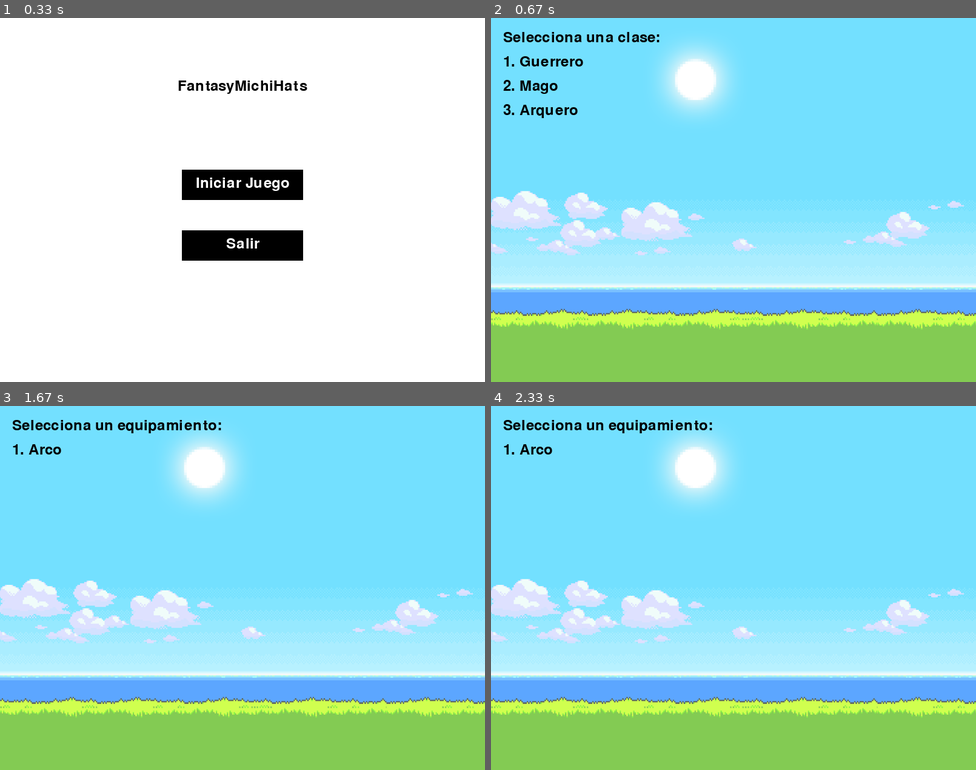
Above: before the commit, frames 1-4 (two rows, left to right).
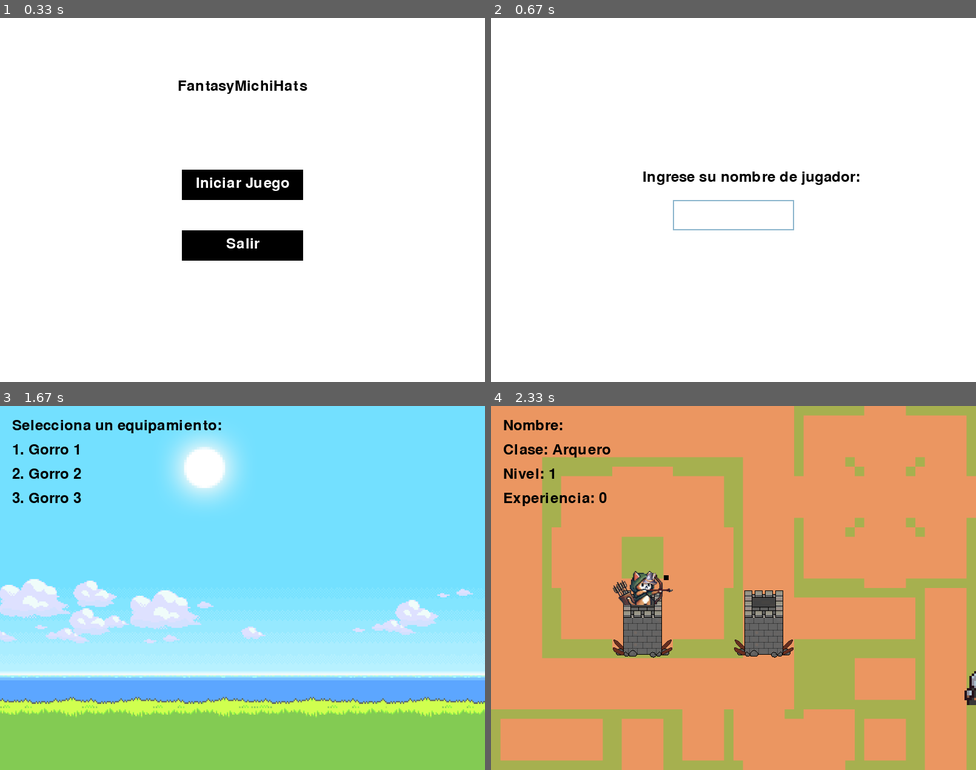
Above: after the commit, the same moments.

Repository: Yeyobitz/pygame-tester
Game: pygame game, started from pygameIndex.py
The game is run twice, just before and just after one commit, with the same random seed, the same clock (stepped at 60 frames per second) and the same inputs.
Inputs (mouse positions are in pixels of both pictures, inside the frame that each line leads up to):
- Up to frame 1 (0.33 s): no input
- Up to frame 2 (0.67 s): click "Iniciar Juego" at 0.38 s
- Up to frame 3 (1.67 s): click (242, 602) at 0.72 s; tap Enter at 1 s; tap 3 at 1.33 s
- Up to frame 4 (2.33 s): hold 3 1.67-2.13 s; tap Space at 2.22 s

Frame 1 is identical in both runs. In frame 2, 98% of the frame differs, in the area x 0-100%, y 0-100%; in frame 3, 0.5%; in frame 4, 100%.

Commit message:
se añade input para nickname al inicio del juego

Diff:
--- a/pygameIndex.py
+++ b/pygameIndex.py
@@ -25,13 +25,23 @@
 mage_image = pygame.image.load('mage.png')
 archer_image = pygame.image.load('archer.png')
 equipments = {
-    "Espada": pygame.image.load('sword.png'),
-    "Báculo": pygame.image.load('staff.png'),
-    "Arco": pygame.image.load('bow.png')
+    "Casco 1": pygame.image.load('helmet1.png'),
+    "Casco 2": pygame.image.load('helmet2.png'),
+    "Casco 3": pygame.image.load('helmet3.png'),
+    "Capa 1": pygame.image.load('cape1.png'),
+    "Capa 2": pygame.image.load('cape2.png'),
+    "Capa 3": pygame.image.load('cape3.png'),
+    "Gorro 1": pygame.image.load('hat1.png'),
+    "Gorro 2": pygame.image.load('hat2.png'),
+    "Gorro 3": pygame.image.load('hat3.png')
 }
 tower_image = pygame.image.load('tower.png')
 enemy_image = pygame.image.load('enemy.png')
-background_image = pygame.image.load('background.png')
+background_images = [
+    pygame.image.load('background1.png'),
+    pygame.image.load('background2.png'),
+    pygame.image.load('background3.png')
+]
 projectile_images = {
     "Espada": pygame.image.load('projectile_sword.png'),
     "Báculo": pygame.image.load('projectile_staff.png'),
@@ -50,6 +60,7 @@
 projectiles = []
 selected_class = None
 selected_equipment = None
+current_map = 0
 enemy_spawn_time = 2000  # Tiempo en milisegundos entre oleadas de enemigos
 last_enemy_spawn_time = pygame.time.get_ticks()
 experience_needed = 100
@@ -72,16 +83,16 @@
     def draw(self, screen):
         screen.blit(self.image, self.rect.topleft)
         if self.equipment:
-            screen.blit(self.equipment, (self.rect.x + 50, self.rect.y))
+            screen.blit(equipments[self.equipment], (self.rect.x + 50, self.rect.y))
 
     def shoot(self):
         if enemies:
             closest_enemy = min(enemies, key=lambda enemy: math.hypot(enemy.rect.x - self.rect.x, enemy.rect.y - self.rect.y))
-            if self.equipment == equipments["Espada"]:
+            if self.equipment in ["Casco 1", "Casco 2", "Casco 3"]:
                 projectile_image = projectile_images["Espada"]
-            elif self.equipment == equipments["Báculo"]:
+            elif self.equipment in ["Capa 1", "Capa 2", "Capa 3"]:
                 projectile_image = projectile_images["Báculo"]
-            elif self.equipment == equipments["Arco"]:
+            elif self.equipment in ["Gorro 1", "Gorro 2", "Gorro 3"]:
                 projectile_image = projectile_images["Arco"]
             new_projectile = Projectile(self.rect.centerx, self.rect.top, projectile_image, closest_enemy)
             projectiles.append(new_projectile)
@@ -212,20 +223,53 @@
         screen.blit(menu_background_image, (0, 0))  # Dibujar la imagen de fondo del menú
         draw_text("Selecciona un equipamiento:", font, BLACK, screen, 20, 20)
         if selected_class == "Guerrero":
-            draw_text("1. Espada", font, BLACK, screen, 20, 60)
+            draw_text("1. Casco 1", font, BLACK, screen, 20, 60)
+            draw_text("2. Casco 2", font, BLACK, screen, 20, 100)
+            draw_text("3. Casco 3", font, BLACK, screen, 20, 140)
         elif selected_class == "Mago":
-            draw_text("1. Báculo", font, BLACK, screen, 20, 60)
+            draw_text("1. Capa 1", font, BLACK, screen, 20, 60)
+            draw_text("2. Capa 2", font, BLACK, screen, 20, 100)
+            draw_text("3. Capa 3", font, BLACK, screen, 20, 140)
         elif selected_class == "Arquero":
-            draw_text("1. Arco", font, BLACK, screen, 20, 60)
+            draw_text("1. Gorro 1", font, BLACK, screen, 20, 60)
+            draw_text("2. Gorro 2", font, BLACK, screen, 20, 100)
+            draw_text("3. Gorro 3", font, BLACK, screen, 20, 140)
 
         for event in pygame.event.get():
             if event.type == pygame.QUIT:
                 pygame.quit()
                 sys.exit()
             elif event.type == pygame.KEYDOWN:
-                if event.key == pygame.K_1:
-                    selected_equipment = equipments.get("Espada" if selected_class == "Guerrero" else "Báculo" if selected_class == "Mago" else "Arco")
-                    running = False
+                if selected_class == "Guerrero":
+                    if event.key == pygame.K_1:
+                        selected_equipment = "Casco 1"
+                        running = False
+                    elif event.key == pygame.K_2:
+                        selected_equipment = "Casco 2"
+                        running = False
+                    elif event.key == pygame.K_3:
+                        selected_equipment = "Casco 3"
+                        running = False
+                elif selected_class == "Mago":
+                    if event.key == pygame.K_1:
+                        selected_equipment = "Capa 1"
+                        running = False
+                    elif event.key == pygame.K_2:
+                        selected_equipment = "Capa 2"
+                        running = False
+                    elif event.key == pygame.K_3:
+                        selected_equipment = "Capa 3"
+                        running = False
+                elif selected_class == "Arquero":
+                    if event.key == pygame.K_1:
+                        selected_equipment = "Gorro 1"
+                        running = False
+                    elif event.key == pygame.K_2:
+                        selected_equipment = "Gorro 2"
+                        running = False
+                    elif event.key == pygame.K_3:
+                        selected_equipment = "Gorro 3"
+                        running = False
 
         pygame.display.flip()
 
@@ -253,7 +297,7 @@
         exit_text = font.render("Salir", True, WHITE)
 
         screen.blit(play_text, (play_button.x + play_button.width // 2 - play_text.get_width() // 2, play_button.y + 10))
-        screen.blit(exit_text, (exit_button.x + play_button.width // 2 - exit_text.get_width() // 2, exit_button.y + 10))
+        screen.blit(exit_text, (exit_button.x + exit_button.width // 2 - exit_text.get_width() // 2, exit_button.y + 10))
 
         for event in pygame.event.get():
             if event.type == pygame.QUIT:
@@ -268,13 +312,61 @@
 
         pygame.display.flip()
 
+def get_player_name():
+    input_box = pygame.Rect(SCREEN_WIDTH // 2 - 100, SCREEN_HEIGHT // 2, 200, 50)
+    color_inactive = pygame.Color('lightskyblue3')
+    color_active = pygame.Color('dodgerblue2')
+    color = color_inactive
+    active = False
+    text = ''
+    done = False
+
+    while not done:
+        for event in pygame.event.get():
+            if event.type == pygame.QUIT:
+                pygame.quit()
+                sys.exit()
+            if event.type == pygame.MOUSEBUTTONDOWN:
+                if input_box.collidepoint(event.pos):
+                    active = not active
+                else:
+                    active = False
+                color = color_active if active else color_inactive
+            if event.type == pygame.KEYDOWN:
+                if active:
+                    if event.key == pygame.K_RETURN:
+                        return text
+                    elif event.key == pygame.K_BACKSPACE:
+                        text = text[:-1]
+                    else:
+                        text += event.unicode
+
+        screen.fill(WHITE)
+        draw_text("Ingrese su nombre de jugador:", font, BLACK, screen, SCREEN_WIDTH // 2 - 150, SCREEN_HEIGHT // 2 - 50)
+        txt_surface = font.render(text, True, color)
+        width = max(200, txt_surface.get_width() + 10)
+        input_box.w = width
+        screen.blit(txt_surface, (input_box.x + 5, input_box.y + 5))
+        pygame.draw.rect(screen, color, input_box, 2)
+
+        pygame.display.flip()
+        pygame.time.Clock().tick(30)
+
+def switch_map():
+    global current_map, enemies, projectiles
+    current_map = (current_map + 1) % len(background_images)
+    enemies = []
+    projectiles = []
+
 def main():
-    global last_enemy_spawn_time, enemies_defeated
+    global last_enemy_spawn_time, enemies_defeated, enemies_escaped
     clock = pygame.time.Clock()
-    player_name = "Michi"
 
     # Mostrar pantalla de inicio
     show_start_screen()
+
+    # Obtener el nombre del jugador
+    player_name = get_player_name()
 
     # Seleccionar clase
     select_class()
@@ -304,7 +396,7 @@
                     characters[0].shoot()
 
         # Dibujar fondo
-        screen.blit(background_image, (0, 0))
+        screen.blit(background_images[current_map], (0, 0))
 
         # Dibujar y atacar con torres
         for tower in towers:
@@ -338,9 +430,9 @@
         if enemies_defeated >= win_condition:
             draw_text("¡Victoria!", font, BLACK, screen, SCREEN_WIDTH // 2 - 50, SCREEN_HEIGHT // 2)
             pygame.display.flip()
-            pygame.time.wait(3000)  # Espera 3 segundos antes de salir
-            pygame.quit()
-            sys.exit()
+            pygame.time.wait(3000)  # Espera 3 segundos antes de cambiar el mapa
+            enemies_defeated = 0
+            switch_map()
 
         # Verificar condición de derrota
         if enemies_escaped >= lost_condition:
Renamed: background.png -> background1.png
Binary file added: background2.png
Binary file added: background3.png
Binary file added: cape1.png
Binary file added: cape2.png
Binary file added: cape3.png
Binary file added: hat1.png
Binary file added: hat2.png
Binary file added: hat3.png
Binary file added: helmet1.png
Binary file added: helmet2.png
Binary file added: helmet3.png
(and 1 more such lines)
